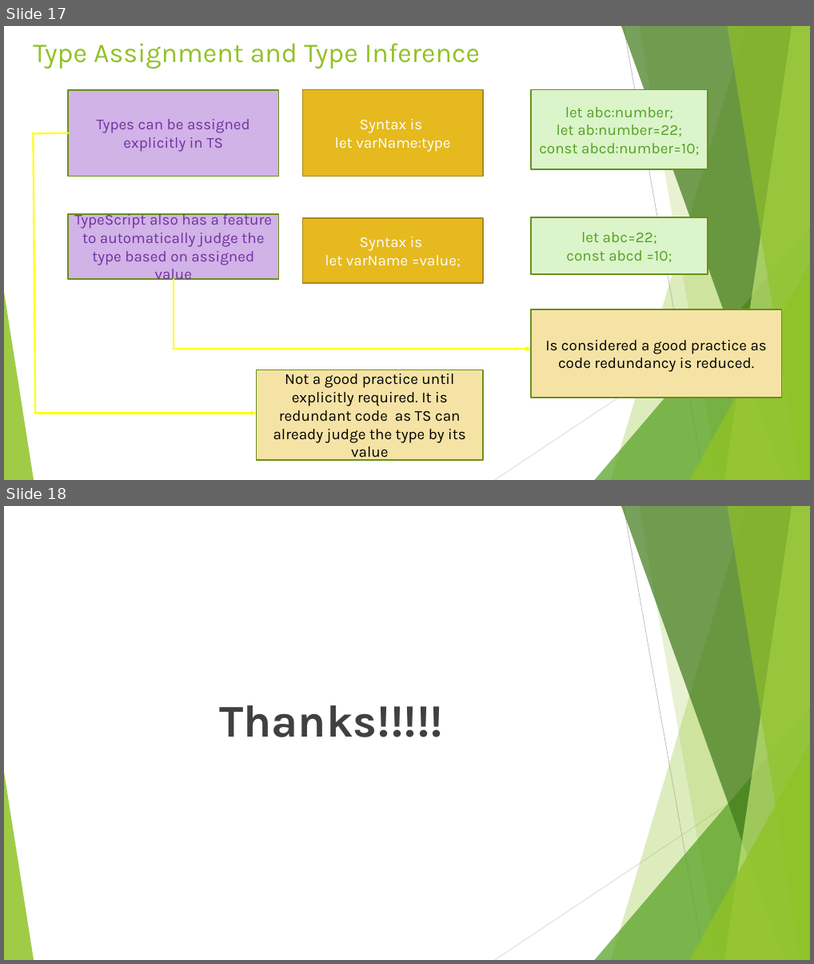
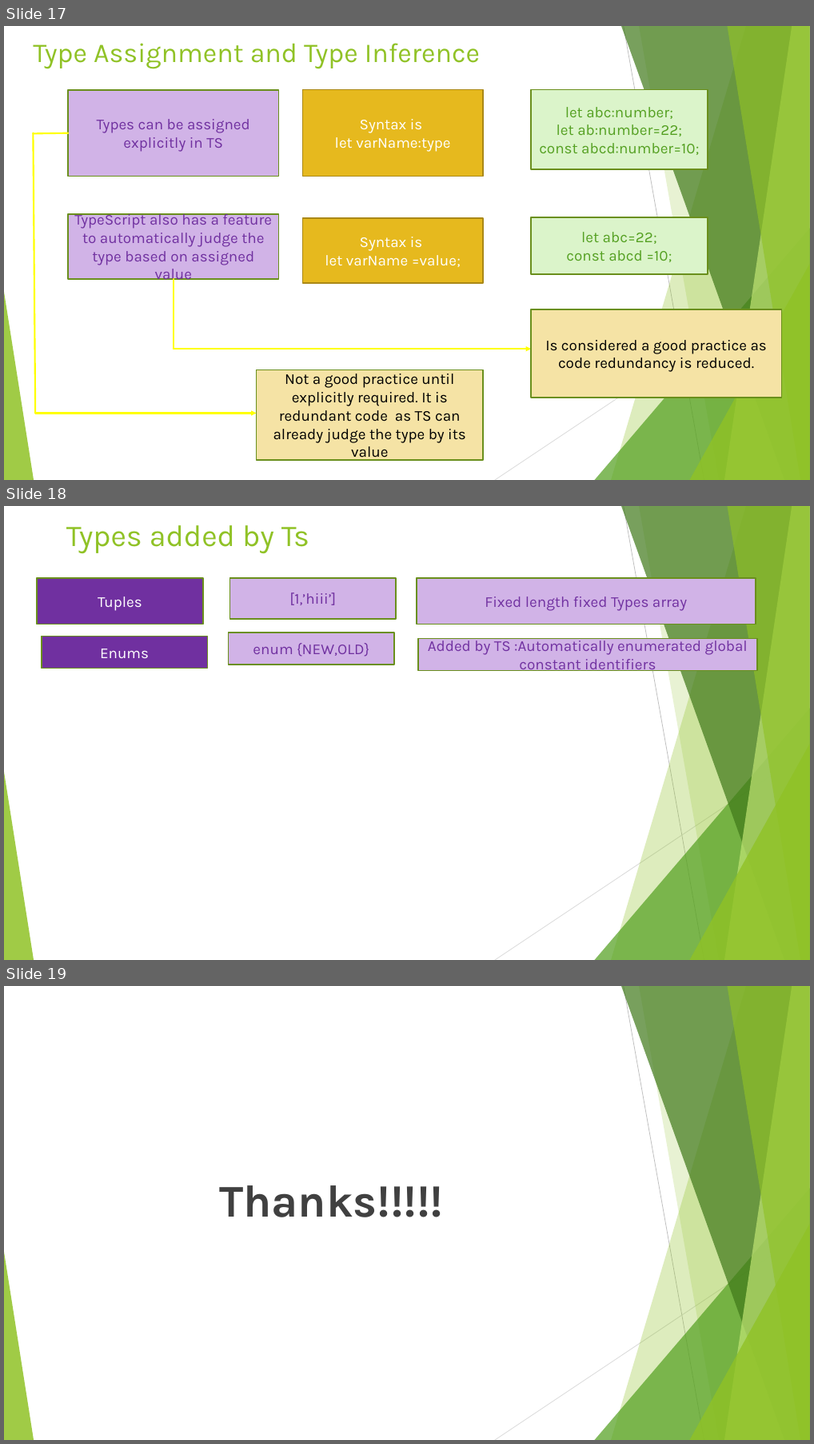
Before and after one commit to rudhrainfogain/TypeScript, a slide deck: PPT/TypeScriptv2.pptx. Shown one above the other, each under a label of ours: slides 17 and 18 before the commit, slides 17, 18 and 19 after it. The pictures are 814x964 and 814x1444 pixels, drawn with LibreOffice and Linux fonts; fonts in the diff are those of the drawing. Boxes give left, top, right and bottom in pixels: in the first picture for what was removed or moved away, otherwise in the second. Text is boxed around its words. In the diff, an @@ line names an element or a change of style, - is before the commit and + after.

Commit message:
Objects tuples and enum

```diff
--- a/PPT/TypeScriptv2.pptx
+++ b/PPT/TypeScriptv2.pptx
@@ slide 18 added at <box>4,506,810,960</box>, background #FFFFFF; not listed: 10 template elements that a slide beside it also shows @@
@@ title added at <box>66,525,310,554</box>, 36 pt, text #90C226 @@
+Types added by Ts
@@ rectangle added at <box>37,578,203,624</box>, fill #7030A0, outline #6B901C 1.5 pt, 18 pt, text #FFFFFF @@
+Tuples
@@ rectangle added at <box>230,578,397,619</box>, fill #D1B3E7, outline #6B901C 1.5 pt, 18 pt, text #7030A0 @@
+[1,’hiii’]
@@ rectangle added at <box>417,578,756,624</box>, fill #D1B3E7, outline #6B901C 1.5 pt, 18 pt, text #7131A1 @@
+Fixed length fixed Types array
@@ rectangle added at <box>42,636,208,668</box>, fill #7030A0, outline #6B901C 1.5 pt, 18 pt, text #FFFFFF @@
+Enums
@@ rectangle added at <box>229,632,394,664</box>, fill #D1B3E7, outline #6B901C 1.5 pt, 18 pt, text #7030A0 @@
+enum {NEW,OLD}
@@ rectangle added at <box>418,639,757,671</box>, fill #D1B3E7, outline #6B901C 1.5 pt, 18 pt, text #7131A1 @@
+Added by TS :Automatically enumerated global constant identifiers
@@ what was slide 18 is now slide 19 @@
```
Also in this commit, not shown: 1 slide changed, 3 other files.
